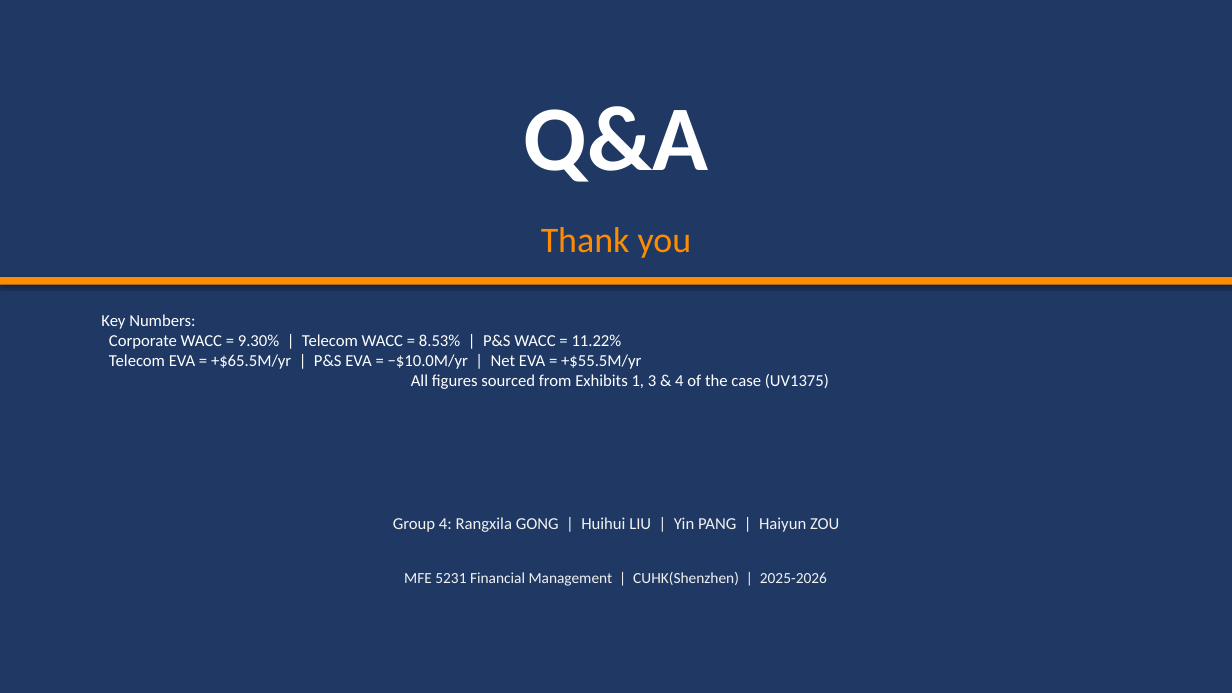
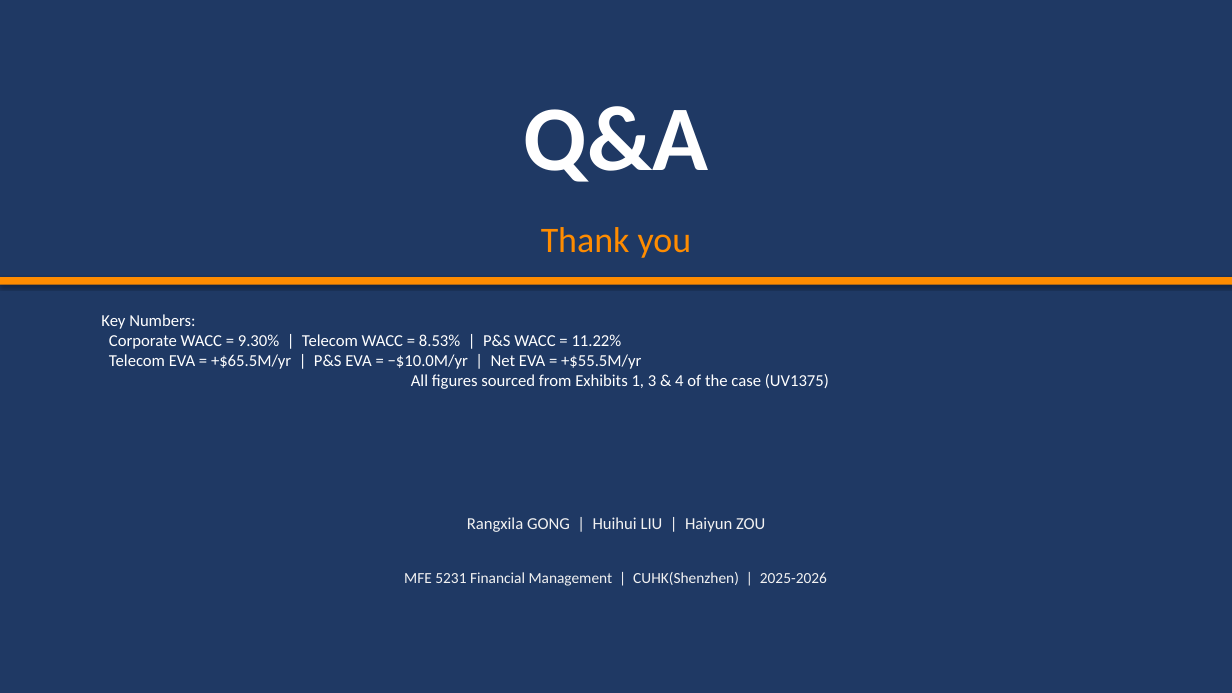
Before and after one commit to zou-haiyun-316/mfe5231casestudy, a slide deck: slide 14 of TeleTech_Case4_Presentation.pptx. Drawn at 1232x693 pixels with LibreOffice and Linux fonts; fonts in the diff are those of the drawing. Boxes give left, top, right and bottom in pixels: in the first picture for what was removed or moved away, otherwise in the second. Text is boxed around its words. In the diff, an @@ line names an element or a change of style, - is before the commit and + after.

Commit message:
style: remove Yin PANG from group members list

```diff
--- a/TeleTech_Case4_Presentation.pptx
+++ b/TeleTech_Case4_Presentation.pptx
@@ text at (467, 517, 765, 532): text changed @@
-Group 4: Rangxila GONG | Huihui LIU | Yin PANG | Haiyun ZOU
+Rangxila GONG | Huihui LIU | Haiyun ZOU
```
Also in this commit, not shown: 2 other slides changed, 1 other file.
